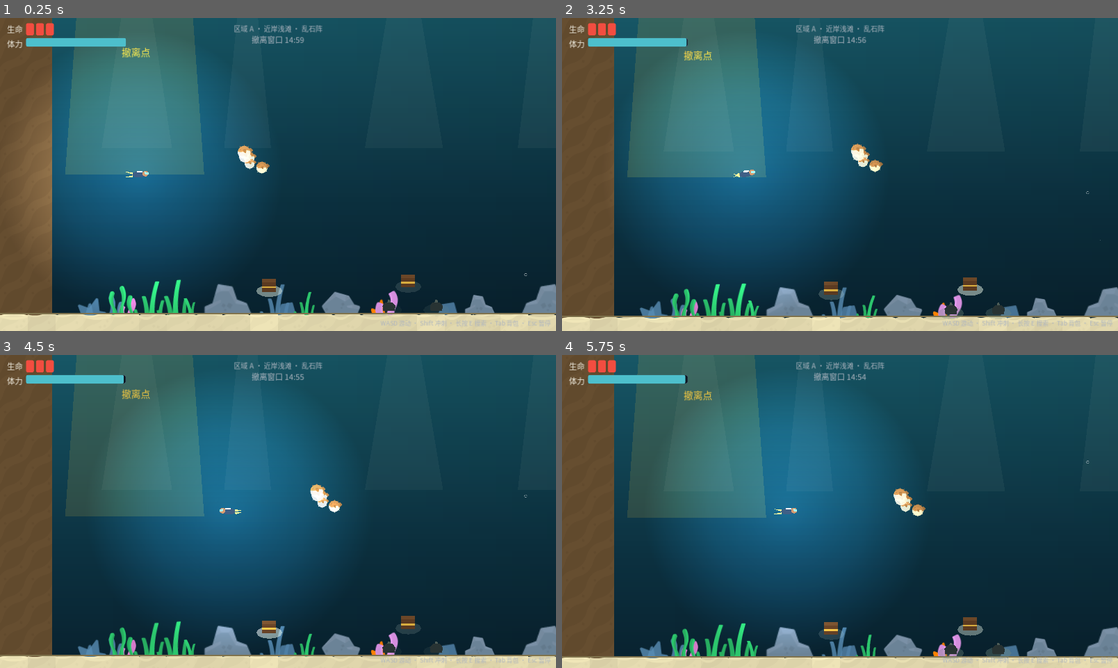
Above: before the commit, frames 1-4 (two rows, left to right).
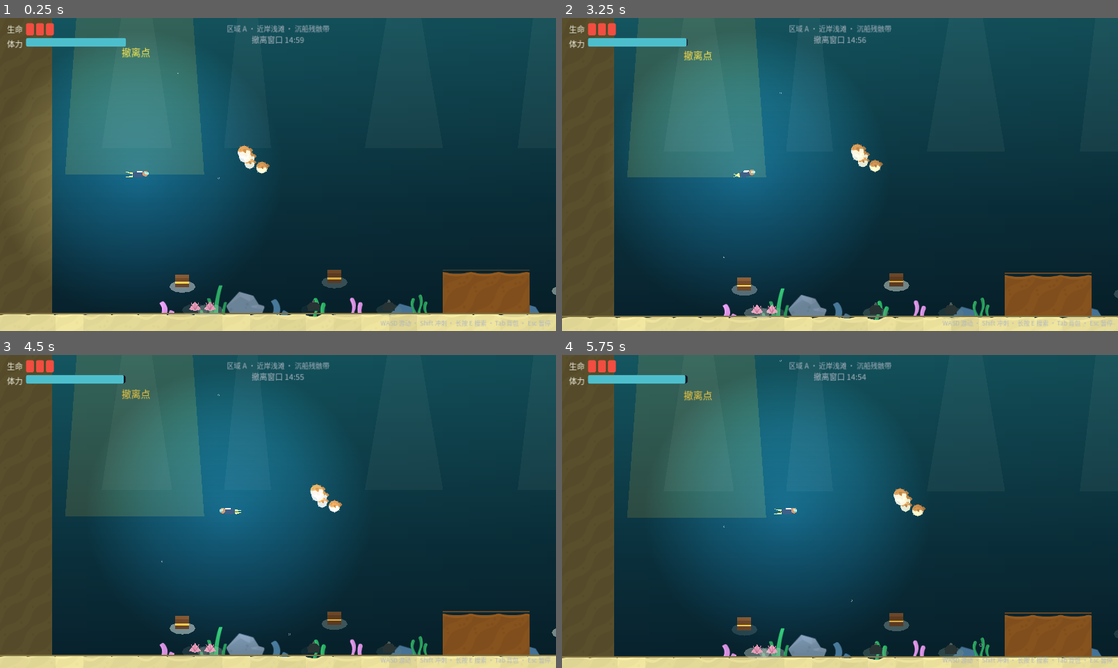
Above: after the commit, the same moments.

Repository: Djjvcgh/deep-sea-scavenger
Game: Godot game, scene res://scenes/underwater.tscn
Same seed, same stepped clock (60 frames per second), same inputs: the game is played once before the commit and once after it. This scene is started directly instead of the project's main scene.
Inputs (mouse positions are in pixels of both pictures, inside the frame that each line leads up to):
- Up to frame 1 (0.25 s): no input
- Up to frame 2 (3.25 s): move the mouse to (962, 158) at 0.52 s; hold D (move_right) 0.53-2.03 s; tap Space (attack, bound only before the commit) at 0.6, 1.35, 2.3, 3.05 s; click (962, 158) at 0.67 s; tap W (move_up) at 0.77, 1.52, 3.02 s; move the mouse to (728, 190) at 1.27 s; move the mouse to (895, 105) at 2.02 s; hold A (move_left) 2.03-2.78 s; hold E (interact) 2.03-2.78 s; move the mouse to (812, 237) at 2.77 s; hold D (move_right) from 2.78 s (still down); tap Shift (sprint) at 2.85 s; click (812, 237) at 2.92 s
- Up to frame 3 (4.5 s): move the mouse to (444, 558) at 3.52 s; tap Space (attack, bound only before the commit) at 3.6, 4.35 s; tap W (move_up) at 3.77 s; move the mouse to (111, 464) at 4.27 s; release D (move_right) at 4.28 s; hold A (move_left) from 4.28 s (still down)
- Up to frame 4 (5.75 s): tap W (move_up) at 4.52 s; move the mouse to (867, 511) at 5.02 s; release A (move_left) at 5.03 s; hold D (move_right) from 5.03 s (still down); hold E (interact) from 5.03 s (still down); click (867, 511) at 5.17 s; tap Space (attack, bound only before the commit) at 5.3 s

The runs differ from the first frame. In frame 1, 6.6% of the frame differs, in the area x 0-100%, y 2-100%; in frame 2, 6.6%; in frame 3, 6.5%; in frame 4, 6.5%.

Commit message:
随机性强化：每区域变体 3→5 套（125 组合）；按种子偏移水/沙/岩色调；HUD 常显海况编号；掉落随机性断言；刺击重构为 try_attack 消除输入帧竞态

Diff:
--- a/project.godot
+++ b/project.godot
@@ -61,11 +61,8 @@
 }
 interact={
 "deadzone": 0.5,
-"events": [Object(InputEventKey,"resource_local_to_scene":fa …(209 unchanged characters)… "location":0,"echo":false,"script":null)]
-}
-attack={
-"deadzone": 0.5,
-"events": [Object(InputEventKey,"resource_local_to_scene":false,"resource_name":"","device":-1,"window_id":0,"alt_pressed":false,"shift_pressed":false,"ctrl_pressed":false,"meta_pressed":false,"pressed":false,"keycode":0,"physical_keycode":32,"key_label":0,"unicode":0,"location":0,"echo":false,"script":null)]
+"events": [Object(InputEventKey,"resource_local_to_scene":fa …(209 unchanged characters)… "location":0,"echo":false,"script":null)
+]
 }
 inventory={
 "deadzone": 0.5,
--- a/scripts/map_data.gd
+++ b/scripts/map_data.gd
@@ -65,6 +65,22 @@
 			"solids": [[550, 690, 120, 110, "rock"], [1000, 720, 80, 80, "rock"]],
 			"chests": [Vector2(300, 720), Vector2(750, 740), Vector2(1150, 740),
 				Vector2(1400, 730), Vector2(1650, 700)],
+			"patrols": [],
+		},
+		{
+			"name": "沉船残骸带",
+			"solids": [[900, 700, 200, 100, "wreck"], [400, 680, 90, 120, "rock"],
+				[1350, 690, 90, 100, "rock"]],
+			"chests": [Vector2(300, 730), Vector2(650, 720), Vector2(1180, 740),
+				Vector2(1520, 730), Vector2(1650, 690)],
+			"patrols": [],
+		},
+		{
+			"name": "礁柱峡谷",
+			"solids": [[600, 600, 80, 200, "rock"], [1000, 560, 90, 240, "rock"],
+				[1400, 620, 80, 180, "rock"]],
+			"chests": [Vector2(350, 730), Vector2(800, 740), Vector2(1200, 740),
+				Vector2(1300, 690), Vector2(1650, 700)],
 			"patrols": [],
 		},
 	],
@@ -99,6 +115,25 @@
 				Vector2(3050, 880), Vector2(3300, 860)],
 			"patrols": [[1800.0, 2300.0, 400.0], [2900.0, 3350.0, 600.0]],
 		},
+		{
+			"name": "沉没货舱",
+			"solids": [[1900, 750, 300, 200, "wreck"], [2350, 650, 120, 300, "rock"],
+				[2600, 700, 100, 250, "rock"], [1850, 540, 300, 50, "wreck"],
+				[3100, 180, 45, 320, "wreck"], [3250, 520, 80, 80, "rock"]],
+			"chests": [Vector2(2250, 880), Vector2(2250, 600), Vector2(2700, 500),
+				Vector2(3050, 880), Vector2(3300, 880)],
+			"patrols": [[1850.0, 2350.0, 420.0], [2900.0, 3350.0, 640.0]],
+		},
+		{
+			"name": "沉船坟场",
+			"solids": [[1800, 780, 250, 170, "wreck"], [2500, 760, 280, 190, "wreck"],
+				[2150, 150, 45, 290, "wreck"], [2700, 150, 45, 240, "wreck"],
+				[1950, 650, 70, 300, "rock"], [3050, 300, 90, 90, "rock"],
+				[3350, 690, 70, 140, "rock"]],
+			"chests": [Vector2(2100, 880), Vector2(2400, 620), Vector2(2750, 500),
+				Vector2(3050, 880), Vector2(3250, 880)],
+			"patrols": [[2320.0, 2800.0, 430.0], [2900.0, 3350.0, 620.0]],
+		},
 	],
 	"C": [
 		{
@@ -125,6 +160,23 @@
 			"chests": [Vector2(3520, 880), Vector2(3900, 880), Vector2(4170, 880),
 				Vector2(4830, 880)],
 			"patrols": [[3700.0, 4300.0, 800.0], [4620.0, 5050.0, 600.0]],
+		},
+		{
+			"name": "石林回廊",
+			"solids": [[3700, 520, 80, 240, "rock"], [4100, 540, 80, 200, "rock"],
+				[4500, 520, 90, 260, "rock"], [3950, 520, 60, 140, "rock"],
+				[4700, 650, 240, 160, "rock"]],
+			"chests": [Vector2(3600, 880), Vector2(4000, 880), Vector2(4350, 860),
+				Vector2(4900, 870)],
+			"patrols": [[3700.0, 4300.0, 800.0], [4650.0, 5050.0, 600.0]],
+		},
+		{
+			"name": "深渊裂谷",
+			"solids": [[4200, 520, 120, 280, "rock"], [4550, 640, 80, 140, "rock"],
+				[4900, 640, 80, 140, "rock"], [3650, 520, 80, 150, "rock"]],
+			"chests": [Vector2(3700, 880), Vector2(4100, 880), Vector2(4500, 870),
+				Vector2(4950, 870)],
+			"patrols": [[3500.0, 4000.0, 700.0], [4400.0, 5050.0, 600.0]],
 		},
 	],
 }
--- a/scripts/player.gd
+++ b/scripts/player.gd
@@ -219,12 +219,16 @@
 
 ## 空格刺击：自动瞄准 150px 内最近的敌人，无目标则朝面朝方向。
 func _update_attack() -> void:
-	if not Input.is_action_just_pressed("attack"):
-		return
+	if Input.is_action_just_pressed("attack"):
+		try_attack()
+
+
+## 执行一次刺击（输入层与测试共用的入口）；返回是否真正出手。
+func try_attack() -> bool:
 	if dead or control_locked or not GameState.has_harpoon:
-		return
+		return false
 	if _attack_cd > 0.0 or stamina < BalanceRes.HARPOON_STAMINA:
-		return
+		return false
 	_attack_cd = BalanceRes.HARPOON_COOLDOWN
 	_drain_stamina(BalanceRes.HARPOON_STAMINA)
 
@@ -252,6 +256,7 @@
 	velocity += aim_dir * 90.0
 	_spawn_stab_visual(aim_dir, hit_point)
 	Sfx.play("stab")
+	return true
 
 
 func _spawn_stab_visual(aim_dir: Vector2, hit_point: Vector2) -> void:
--- a/scripts/ui/hud.gd
+++ b/scripts/ui/hud.gd
@@ -11,6 +11,7 @@
 var _stamina_bar: ProgressBar
 var _bag_label: Label
 var _value_label: Label
+var _seed_label: Label
 var _zone_label: Label
 var _time_label: Label
 var _warning_label: Label
@@ -94,6 +95,8 @@
 	tr.add_child(_bag_label)
 	_value_label = UICommon.label("本次估值 0", 20, UICommon.GOLD)
 	tr.add_child(_value_label)
+	_seed_label = UICommon.label("", 13, UICommon.DIM)
+	tr.add_child(_seed_label)
 
 	# 顶部中央：区域名 + 撤离窗口倒计时
 	_zone_label = UICommon.label("", 16, UICommon.DIM)
@@ -218,6 +221,8 @@
 	# 背包与估值
 	_bag_label.text = "背包 %d/%d" % [GameState.bag_used_slots(), GameState.bag_capacity()]
 	_value_label.text = "本次估值 %d" % GameState.dive_total_value()
+	if dive != null:
+		_seed_label.text = "海况 #%d" % dive.dive_seed
 
 	# 区域（含变体名，体现本次"海况"）
 	if dive != null and is_instance_valid(player):
--- a/scripts/underwater.gd
+++ b/scripts/underwater.gd
@@ -63,6 +63,9 @@
 var _used_rect_cache := {}
 var _boss_awaken_left := -1.0
 var _idol_warned := false
+var _water_tint := Color.WHITE
+var _sand_tint := Color.WHITE
+var _rock_tint := Color.WHITE
 
 
 func _ready() -> void:
@@ -120,6 +123,10 @@
 	dive_seed = _rng.randi()
 	_rng.seed = dive_seed
 	_chosen = {}
+	# 海况色调：每潜微调水色/沙色/岩色，让不同下潜一眼可辨
+	_water_tint = Color(_rng.randf_range(0.86, 1.0), _rng.randf_range(0.9, 1.0), _rng.randf_range(0.9, 1.02))
+	_sand_tint = Color(_rng.randf_range(0.9, 1.06), _rng.randf_range(0.93, 1.02), _rng.randf_range(0.82, 1.0))
+	_rock_tint = Color(_rng.randf_range(0.84, 1.06), _rng.randf_range(0.87, 1.02), _rng.randf_range(0.9, 1.06))
 	for zone in ["A", "B", "C"]:
 		var variants: Array = MapDataRes.ZONE_VARIANTS[zone]
 		var index := _rng.randi_range(0, variants.size() - 1)
@@ -472,6 +479,7 @@
 	bg.position = Vector2(-120, -260)
 	bg.size = Vector2(5240, 1460)
 	bg.z_index = -20
+	bg.modulate = _water_tint
 	add_child(bg)
 
 	# 越往右越暗（区域加深）
@@ -746,18 +754,18 @@
 
 			var edge := Color(0.2, 0.28, 0.33)
 			if kind == "sand":
-				edge = Color(0.5, 0.45, 0.3)
-				_sand_grid(body, rect, Color.WHITE)
+				edge = Color(0.5, 0.45, 0.3) * _sand_tint
+				_sand_grid(body, rect, _sand_tint)
 			elif kind == "wreck":
 				edge = Color(0.38, 0.27, 0.15)
 				_terrain_tiles(rect, "terrain_dirt_%s" % SAND_FILL[_rng.randi_range(0, 3)],
 					"terrain_dirt_top_%s" % DIRT_TOPS[_rng.randi_range(0, 7)],
-					Color(0.78, 0.6, 0.45))
+					Color(0.78, 0.6, 0.45) * _rock_tint)
 			else:
 				edge = Color(0.24, 0.3, 0.38)
 				_terrain_tiles(rect, "terrain_dirt_%s" % SAND_FILL[_rng.randi_range(0, 3)],
 					"terrain_dirt_top_%s" % DIRT_TOPS[_rng.randi_range(0, 7)],
-					Color(0.52, 0.58, 0.68))
+					Color(0.52, 0.58, 0.68) * _rock_tint)
 
 			var top_line := Line2D.new()
 			top_line.points = PackedVector2Array([rect.position, rect.position + Vector2(rect.size.x, 0)])
--- a/tests/integration_boss.gd
+++ b/tests/integration_boss.gd
@@ -27,10 +27,8 @@
 	await process_frame
 
 
-func _stab() -> void:
-	Input.action_press("attack")
-	await create_timer(0.1).timeout
-	Input.action_release("attack")
+func _stab(p: CharacterBody2D) -> void:
+	p.try_attack()
 	await create_timer(Balance.HARPOON_COOLDOWN + 0.15).timeout
 
 
@@ -46,6 +44,7 @@
 	await _load_underwater()
 	var uw = current_scene
 	var player = uw.get_node("Player")
+	player.invincible_left = 99999.0   # 免疫咬击位移：保证刺击判定确定性（不影响鲨鱼受击）
 
 	# 打造鱼叉
 	gs.materials = {"wood": 1, "iron": 2, "canvas": 0, "leather": 0}
@@ -57,14 +56,17 @@
 	var hp0: int = shark.hp
 	player.global_position = shark.global_position + Vector2(90, 0)
 	await create_timer(0.3).timeout
-	await _stab()
+	await _stab(player)
+	printerr("[诊断] 攻击后: 鲨鱼hp=", shark.hp, " cd=", player._attack_cd,
+		" 体力=", player.stamina, " harpoon=", gs.has_harpoon,
+		" 锁=", player.control_locked, " 死=", player.dead)
 	_check(shark.hp == hp0 - 1, "鱼叉刺击造成 1 点伤害")
 	_check(shark.state == shark.State.FLEE, "受击后鲨鱼逃窜")
 	for i in 2:
 		# 追上逃窜的鲨鱼再补刀（玩家冲刺可追上）
 		player.global_position = shark.global_position + Vector2(80, 0)
 		await create_timer(0.25).timeout
-		await _stab()
+		await _stab(player)
 	_check(shark.dead, "三次刺击击杀鲨鱼")
 	await create_timer(0.5).timeout
 	var found_pickup := false
@@ -85,9 +87,10 @@
 
 	# ---------- 巨影 ----------
 	printerr("[深渊巨影]")
-	# 清场：击杀所有鲨鱼并回满状态，避免追咬干扰巨影流程验证
+	# 清场：击杀所有鲨鱼并回满状态，恢复可受伤（触拍伤害需要生效）
 	player.hp = 3
 	player.dead = false
+	player.invincible_left = 0.0
 	for s in get_nodes_in_group("sharks"):
 		s.take_damage(99, s.global_position + Vector2(0, 60))
 	player.global_position = Vector2(4000, 800)   # 进入区域C（巨影仅在C区活跃）
--- a/tests/run_tests.gd
+++ b/tests/run_tests.gd
@@ -14,6 +14,7 @@
 	failures += _test_game_state()
 	failures += _test_save_roundtrip()
 	failures += _test_map_data()
+	failures += _test_loot_randomness()
 	_print_result()
 	quit(1 if failures > 0 else 0)
 
@@ -356,6 +357,24 @@
 					lane_fail += 1
 			_check(lane_fail == 0, "%s 三条安全通道贯通" % tag)
 
-	_check(variant_count == 9, "共 9 套布局变体（3 区域 × 3）")
+	_check(variant_count == 15, "共 15 套布局变体（3 区域 × 5）")
 	_check(quiet_fail == 0, "变体数据全部合法")
 	return 0
+
+
+func _test_loot_randomness() -> int:
+	print("[掉落随机性]")
+	var scene = load("res://scenes/underwater.tscn").new()
+	root.add_child(scene)
+	var qualities := {}
+	var type_seen := {}
+	for i in 150:
+		for entry in scene._roll_chest_loot("C"):
+			qualities[entry["quality"]] = qualities.get(entry["quality"], 0) + 1
+			type_seen[entry["id"]] = true
+	scene.queue_free()
+	_check(qualities.size() >= 3, "150 件 C 区掉落覆盖 ≥3 种品质（实际 %d）" % qualities.size())
+	_check(qualities.get("pristine", 0) > 0, "出现完美品质")
+	_check(qualities.get("standard", 0) > 0, "出现标准品质")
+	_check(type_seen.size() >= 2, "掉落类型多样（实际 %d 种）" % type_seen.size())
+	return 0
Not shown, changed: README.md
Not shown, removed: dist/DeepSeaScavenger-v0.3.0-win64.zip
Not shown, added: dist/DeepSeaScavenger-v0.3.1-win64.zip
